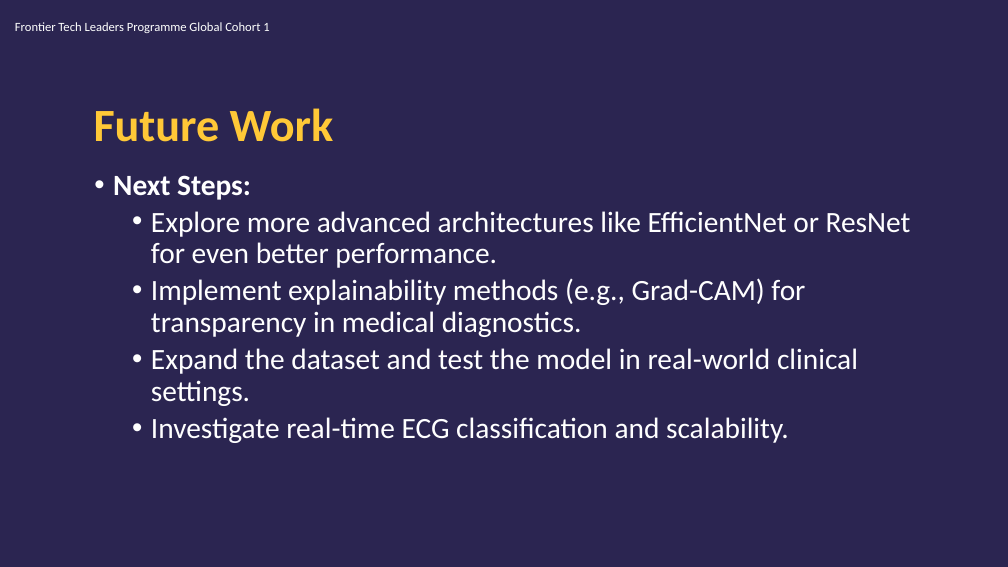
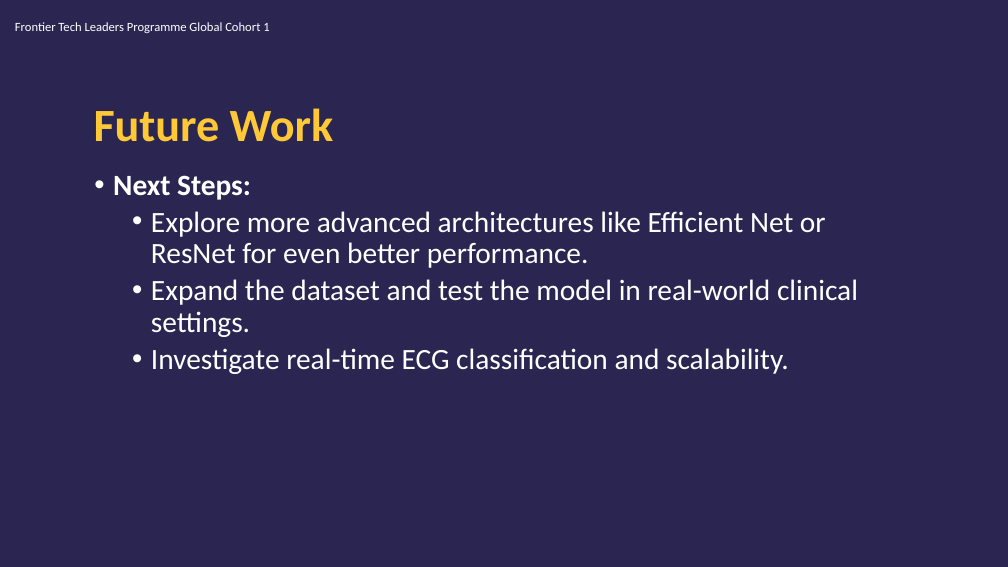
Before and after one commit to edasaruhan/FTL_Cohort3_Group12, a slide deck: slide 19 of Mosab_Aboidrees_Abdelrahman_Mohammed_Draft_Presentation.pptx (slide 18 before the commit). Drawn at 1008x567 pixels with LibreOffice and Linux fonts; fonts in the diff are those of the drawing; background and template pictures are left out. Boxes give left, top, right and bottom in pixels: in the first picture for what was removed or moved away, otherwise in the second. Text is boxed around its words. In the diff, an @@ line names an element or a change of style, - is before the commit and + after.

```diff
--- a/Mosab_Aboidrees_Abdelrahman_Mohammed_Draft_Presentation.pptx
+++ b/Mosab_Aboidrees_Abdelrahman_Mohammed_Draft_Presentation.pptx
@@ text at (x1=151, y1=211, x2=826, y2=268): text changed @@
-  • Explore more advanced architectures like EfficientNet or ResNet for even better performance.
-  • Implement explainability methods (e.g., Grad-CAM) for transparency in medical diagnostics.
+  • Explore more advanced architectures like Efficient Net or ResNet for even better performance.
```
Also in this commit, not shown: 5 other slides changed, 2 slides added, 1 slide removed.
